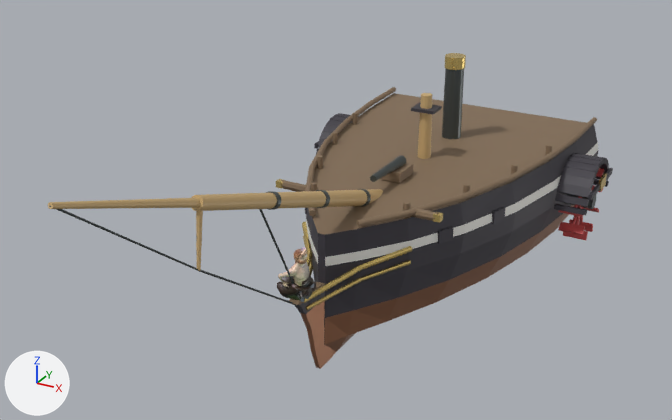
A saved change to the glTF model figureheads/ships3d/centaur.glb.
One viewpoint serves both versions: a camera (50 mm lens) standing at (15.6, -28.5, 17.6) and looking at (-0.4, 0.5, 3.1). Every picture has the same lights, and +X, +Y and +Z are marked at lower left. The first picture is the older version. Where no turn or scale is listed for an object, it has been applied to the vertices. Vertices at exactly the same position are counted once.

Script lines for the objects in view, before the commit:
```python
me_centaur_bowhullmesh = bpy.data.meshes.new('centaur_BowHullMesh')
me_centaur_bowhullmesh.from_pydata(...)  # 1904 vertices, 3521 faces; spans x -7.2..7.2, y -15.3..15.3, z -5.9..5.9
me_centaur_bowhullmesh.materials.append(mat_palettematerial001)
me_geometry_0 = bpy.data.meshes.new('geometry_0')
me_geometry_0.from_pydata(...)  # 14466 vertices, 28932 faces; spans x -0.67..0.67, y -0.52..0.52, z -1.0..1.0
me_geometry_0.materials.append(mat_material_0)
ob_centaur_figurehead = bpy.data.objects.new('centaur_Figurehead', me_geometry_0)
ob_centaur_figurehead.location = (0.0, -3.02, 2.09)
ob_centaur_figurehead.scale = (1.12, 1.12, 1.12)
ob_centaur_parentbow = bpy.data.objects.new('centaur_ParentBow', me_centaur_bowhullmesh)
ob_centaur_parentbow.location = (0.0, 1.2, 3.06)
```
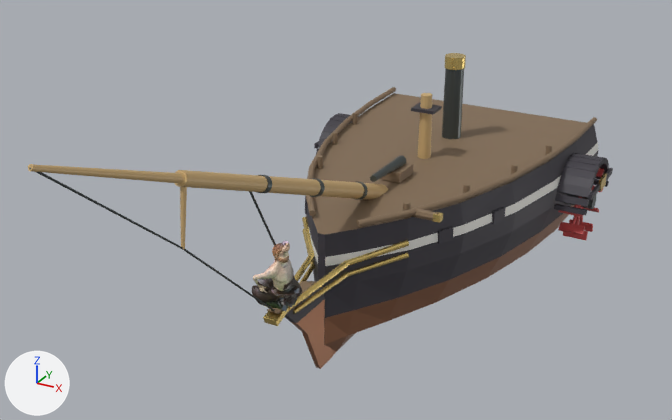
Where the newer file only moved an object's origin or applied its transform, the numbers keep the older frame.

The change, as a diff of the scene's bpy script:
```diff
--- a/figureheads/ships3d/centaur.glb.py
+++ b/figureheads/ships3d/centaur.glb.py
@@ me_centaur_bowhullmesh @@
-me_centaur_bowhullmesh.from_pydata(...)  # 1904 vertices, 3521 faces; spans x -7.2..7.2, y -15.3..15.3, z -5.9..5.9
+me_centaur_bowhullmesh.from_pydata(...)  # 1912 vertices, 3533 faces; spans x -7.2..7.2, y -15.7..15.3, z -5.9..7.0
+# me_centaur_bowhullmesh part 1: the loose piece of 20 vertices spanning x 0.1..1.1, y -3.9..-1.4, z -2.7..-2.2 is scaled about its middle by (0.624, 1.2, 1.08), then moved by (-0.2, -0.7, 0.3)
+# me_centaur_bowhullmesh part 2: the loose piece of 44 vertices spanning x -0.4..0.4, y 0.5..1.0, z -0.3..0.4 is moved by (0.0, -0.3, 0.4)
+# me_centaur_bowhullmesh part 3: the loose piece of 16 vertices spanning x 0.0, y -15.3..-9.9, z 1.6..5.8 is scaled about its middle by (0.216, 0.959, 1.02), then moved by (0.0, -0.5, 1.0)
+# me_centaur_bowhullmesh part 4: the loose piece of 16 vertices spanning x 0.0, y -9.9..-4.2, z -2.4..1.7 is scaled about its middle by (0.295, 0.883, 1.17), then moved by (0.0, -1.0, 0.7)
+# me_centaur_bowhullmesh part 5: the loose piece of 44 vertices spanning x -0.3..0.3, y -9.9..2.9, z -1.0..4.0 is rebuilt with 44 vertices and now spans x -0.3..0.3, y -10.5..2.7, z -0.7..5.0
+# me_centaur_bowhullmesh part 6: the loose piece of 36 vertices spanning x -0.2..0.2, y -15.3..-8.5, z 3.2..5.9 is rebuilt with 36 vertices and now spans x -0.2..0.2, y -15.7..-9.1, z 4.1..7.0
+# me_centaur_bowhullmesh part 7: the loose piece of 20 vertices spanning x -1.2..-0.1, y -4.2..-1.4, z -2.2..-1.7 is rebuilt with 20 vertices and now spans x -0.8..-0.1, y -4.8..-1.8, z -2.4..-1.9
+# me_centaur_bowhullmesh part 8: the loose piece of 20 vertices spanning x -2.5..-1.0, y -1.5..0.4, z -1.9..-1.3 is rebuilt with 20 vertices and now spans x -2.4..-0.7, y -1.9..0.3, z -2.1..-1.6
+# me_centaur_bowhullmesh part 9: the loose piece of 20 vertices spanning x 1.0..2.5, y -1.5..0.4, z -1.9..-1.3 is rebuilt with 20 vertices and now spans x 0.7..2.4, y -1.9..0.3, z -2.1..-1.6
+# me_centaur_bowhullmesh part 10: a new loose piece of 44 vertices spanning x -0.3..0.3, y -3.1..-2.7, z 1.5..2.2, in mat_palettematerial001
+# me_centaur_bowhullmesh part 11: a new loose piece of 44 vertices spanning x -0.3..0.3, y -6.5..-6.1, z 2.8..3.5, in mat_palettematerial001
+# me_centaur_bowhullmesh part 12: a new loose piece of 24 vertices spanning x -0.1..0.1, y -10.6..-10.2, z 2.6..4.7, in mat_palettematerial001
+# me_centaur_bowhullmesh part 13: a new loose piece of 20 vertices spanning x -0.9..-0.1, y -5.3..-1.8, z -2.0..-1.4, in mat_palettematerial001
+# me_centaur_bowhullmesh part 14: a new loose piece of 20 vertices spanning x -2.4..-0.7, y -1.9..0.3, z -1.6..-1.0, in mat_palettematerial001
+# me_centaur_bowhullmesh part 15: a new loose piece of 20 vertices spanning x 0.1..0.9, y -5.3..-1.8, z -2.0..-1.4, in mat_palettematerial001
+# me_centaur_bowhullmesh part 16: a new loose piece of 20 vertices spanning x 0.7..2.4, y -1.9..0.3, z -1.6..-1.0, in mat_palettematerial001
+# me_centaur_bowhullmesh part 17: 6 loose pieces with 172 vertices, spanning x -2.5..2.5, y -9.9..0.4, z -2.7..3.7, are deleted
+# me_centaur_bowhullmesh part 18: 16 vertices moved from x -2.1..2.1, y -4.7..0.4, z -5.0..0.1 to x -2.1..2.1, y -6.0..0.4, z -5.0..0.1; 24 vertices removed from x -0.1..1.2, y -4.2..-1.4, z -5.0..-1.7; 12 vertices added at x -0.3..0.3, y -6.1..-3.2, z -5.0..-1.5
+# me_centaur_bowhullmesh part 19: 1 vertex moved from x 0.0, y -6.7, z 2.7 to x 0.0, y -7.2, z 3.5; 7 vertices removed from x 0.0, y -6.7..-6.6, z 2.7; 7 vertices added at x 0.0, y -7.2, z 3.5
+# other edits to the shape of me_centaur_bowhullmesh do not show in these pictures
 me_centaur_bowhullmesh.materials.append(mat_palettematerial001)
@@ ob_centaur_figurehead @@
 ob_centaur_figurehead = bpy.data.objects.new('centaur_Figurehead', me_geometry_0)
-ob_centaur_figurehead.location = (0.0, -3.02, 2.09)
-ob_centaur_figurehead.scale = (1.12, 1.12, 1.12)
+ob_centaur_figurehead.location = (0.0, -4.32, 2.65)
+ob_centaur_figurehead.scale = (1.4, 1.4, 1.4)
```

What differs and where, as boxes [x1, y1, x2, y2] in the pictures (672 x 420 px; the box of a moved part takes in the faces that stretch with it):
'centaur_ParentBow', reshaped
    before: [48, 53, 613, 369]
    after: [28, 53, 613, 369]
'centaur_Figurehead', moved, rescaled (27% wider, 29% taller)
    before: [277, 247, 316, 302]
    after: [252, 240, 302, 311]
part 1 of me_centaur_bowhullmesh, moved or reshaped
    before: [306, 278, 361, 310]
    after: [293, 272, 348, 314]
part 2 of me_centaur_bowhullmesh, moved or reshaped
    before: [357, 189, 371, 206]
    after: [355, 181, 368, 200]
part 3 of me_centaur_bowhullmesh, moved or reshaped
    before: [49, 205, 198, 271]
    after: [29, 168, 183, 250]
part 4 of me_centaur_bowhullmesh, moved or reshaped
    before: [199, 270, 298, 306]
    after: [183, 249, 274, 311]
part 5 of me_centaur_bowhullmesh, rebuilt (11% wider, 35% taller)
    before: [191, 189, 383, 211]
    after: [175, 170, 388, 200]
part 6 of me_centaur_bowhullmesh, rebuilt (67% taller)
    before: [48, 198, 201, 209]
    after: [28, 164, 184, 183]
part 7 of me_centaur_bowhullmesh, rebuilt
    before: [306, 253, 312, 267]
    after: [299, 264, 315, 284]
part 8 of me_centaur_bowhullmesh, rebuilt (9% wider, 12% taller)
    before: [302, 222, 312, 254]
    after: [303, 229, 314, 265]
part 9 of me_centaur_bowhullmesh, rebuilt (21% wider)
    before: [360, 246, 412, 269]
    after: [346, 253, 409, 276]
part 10 of me_centaur_bowhullmesh, added
    after: [311, 178, 325, 197]
part 11 of me_centaur_bowhullmesh, added
    after: [257, 175, 272, 193]
part 12 of me_centaur_bowhullmesh, added
    after: [180, 187, 187, 249]
part 13 of me_centaur_bowhullmesh, added
    after: [294, 252, 315, 281]
part 14 of me_centaur_bowhullmesh, added
    after: [302, 217, 314, 254]
part 15 of me_centaur_bowhullmesh, added
    after: [289, 261, 349, 310]
part 16 of me_centaur_bowhullmesh, added
    after: [346, 240, 409, 265]
part 17 of me_centaur_bowhullmesh, deleted
    before: [196, 190, 411, 281]
part 18 of me_centaur_bowhullmesh, moved or reshaped
    before: [289, 167, 459, 369]
    after: [263, 169, 406, 369]
part 19 of me_centaur_bowhullmesh, moved or reshaped (mostly hidden)
    before: [259, 209, 294, 284]
    after: [249, 191, 276, 246]
